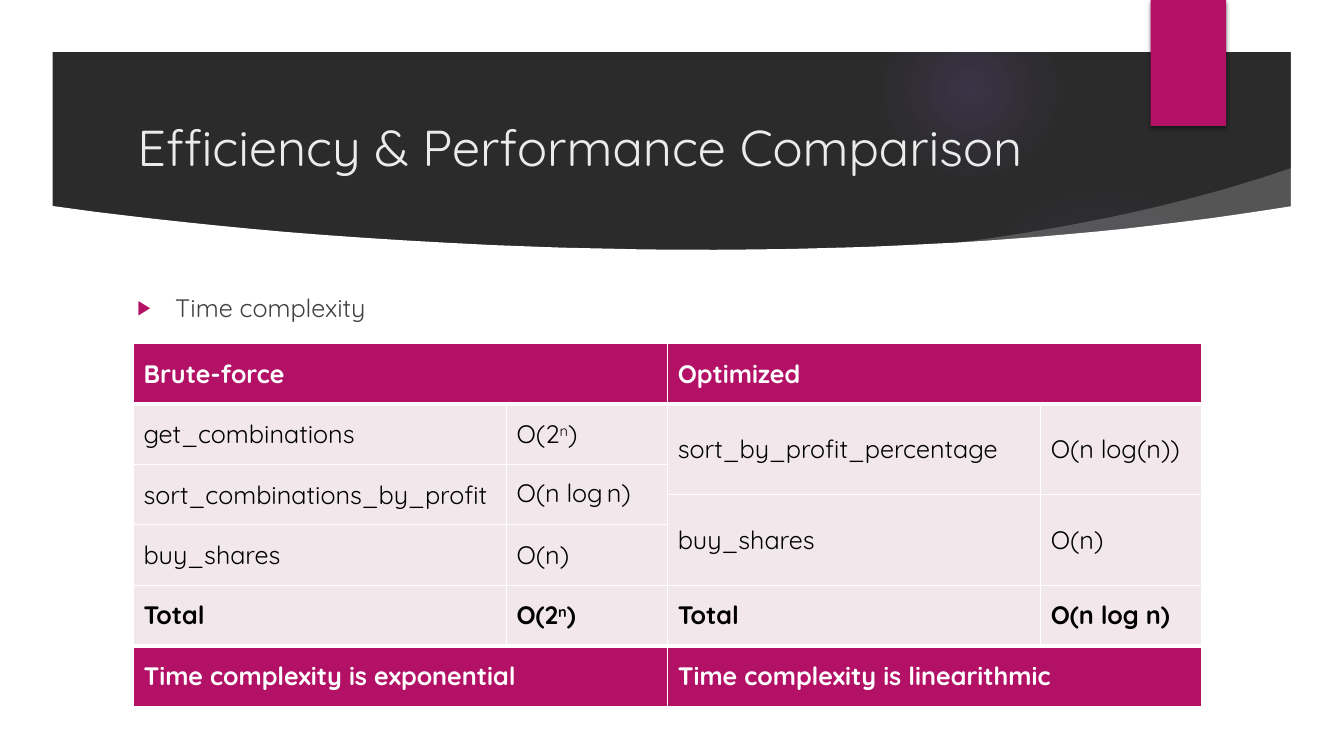
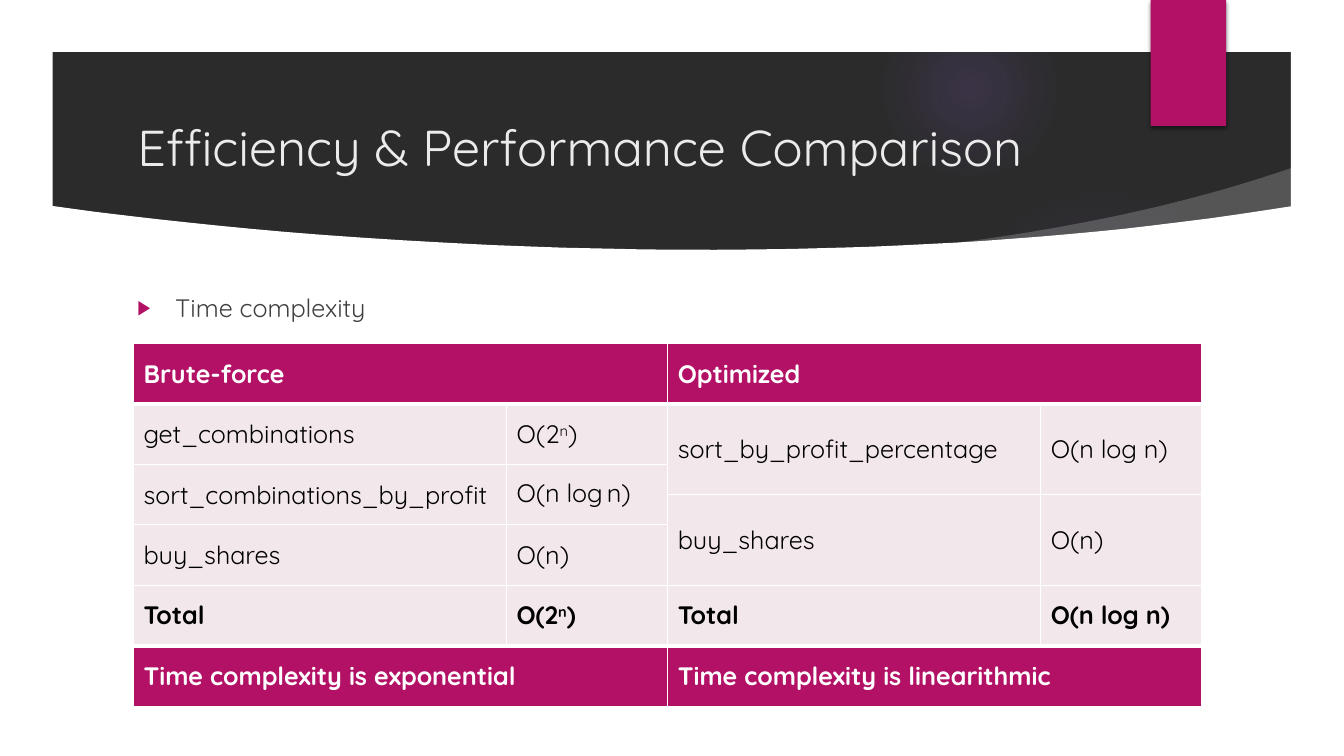
Before and after one commit to franfif/algoinvest-trade, a slide deck: slide 10 of Project7_Presentation.pptx. Drawn at 1344x756 pixels with LibreOffice and Linux fonts; fonts in the diff are those of the drawing; background and template pictures are left out; a plain dark background stands for a picture behind light text. Boxes give left, top, right and bottom in pixels: in the first picture for what was removed or moved away, otherwise in the second. Text is boxed around its words. In the diff, an @@ line names an element or a change of style, - is before the commit and + after.

```diff
--- a/Project7_Presentation.pptx
+++ b/Project7_Presentation.pptx
@@ table at [133,344,1202,707] @@
-row 2, column 4: O(n log(n))
+row 2, column 4: O(n log n)
```
Also in this commit, not shown: 4 other slides changed, 2 slides added.
